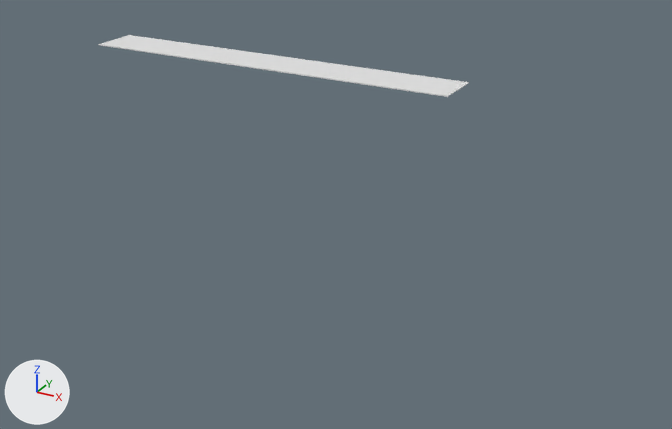
An edit to the Blender file 斑斓/斑斓工程/3D/木工坊/合作/研学教室/Tools_v_3.x.blend, drawn before and after from the same camera.
Camera for both pictures: a camera (50 mm lens) standing at (0.247, -0.382, 0.117) and looking at (0.028, 0.018, -0.083). Lighting does not change. The marker at lower left points along +X, +Y and +Z. The first picture is the older version.
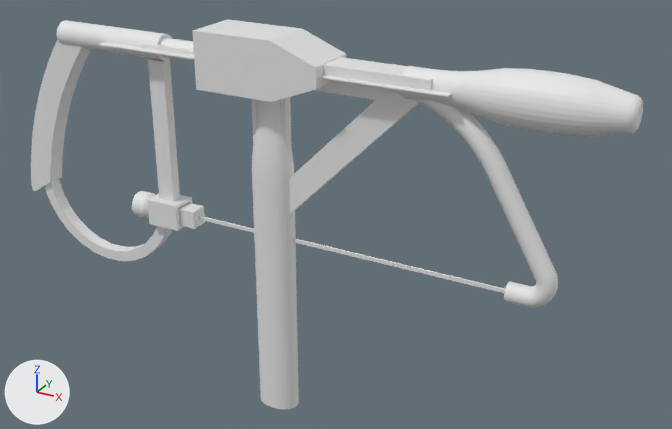
Where the change shows, as pixel boxes (x1, y1, x2, y2) in the pictures (672 x 429 px):
'锯子', added: after (31, 20, 558, 308)
'Cylinder', added: after (193, 19, 346, 409)
'Cube.001', added: after (141, 43, 643, 137)
'Cube', added: after (252, 57, 433, 214)
'Cube.002', unchanged, covered by the edit: before (98, 35, 469, 97); after (98, 42, 451, 97)

Diff of the bpy script that builds the scene:
```diff
--- a/斑斓/斑斓工程/3D/木工坊/合作/研学教室/Tools_v_3.x.blend.py
+++ b/斑斓/斑斓工程/3D/木工坊/合作/研学教室/Tools_v_3.x.blend.py
@@ me_cylinder @@
+me_cylinder.from_pydata(...)  # 1266 vertices, 1194 faces; spans x -0.007..0.135, y -0.007..0.007, z -0.174..0.154
@@ ob_cube_001 @@
+ob_cube_001 = bpy.data.objects.new('Cube.001', me_cube_007.copy())  # the mesh of ob_cube_001
+ob_cube_001.location = (0.0, 0.0, 0.0)
+ob_cube_001.scale = (15.0, 1.5, 0.5)
@@ ob_cube @@
+ob_cube = bpy.data.objects.new('Cube', me_cube_006.copy())  # the mesh of ob_cube
+ob_cube.location = (0.0, 0.0, 0.0)
+ob_cube.scale = (2.0, 0.5, 10.0)
@@ ob_锯子 @@
+ob_锯子 = bpy.data.objects.new('锯子', me_cylinder)
+ob_锯子.location = (0.0, 0.0, 0.0)
+ob_锯子.rotation_euler = (0.0, 1.571, 0.0)  # degrees (0, 90, 0)
@@ ob_cylinder @@
+ob_cylinder = bpy.data.objects.new('Cylinder', me_cylinder_001.copy())  # the mesh of ob_cylinder
+ob_cylinder.location = (0.0, 0.0, 0.0)
```
